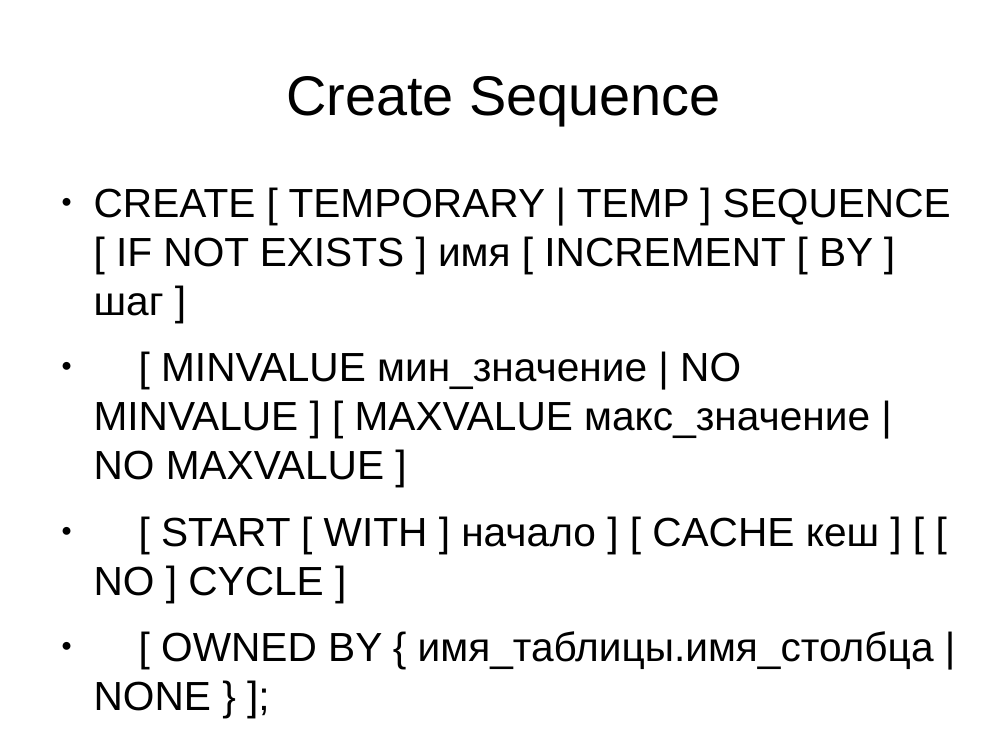
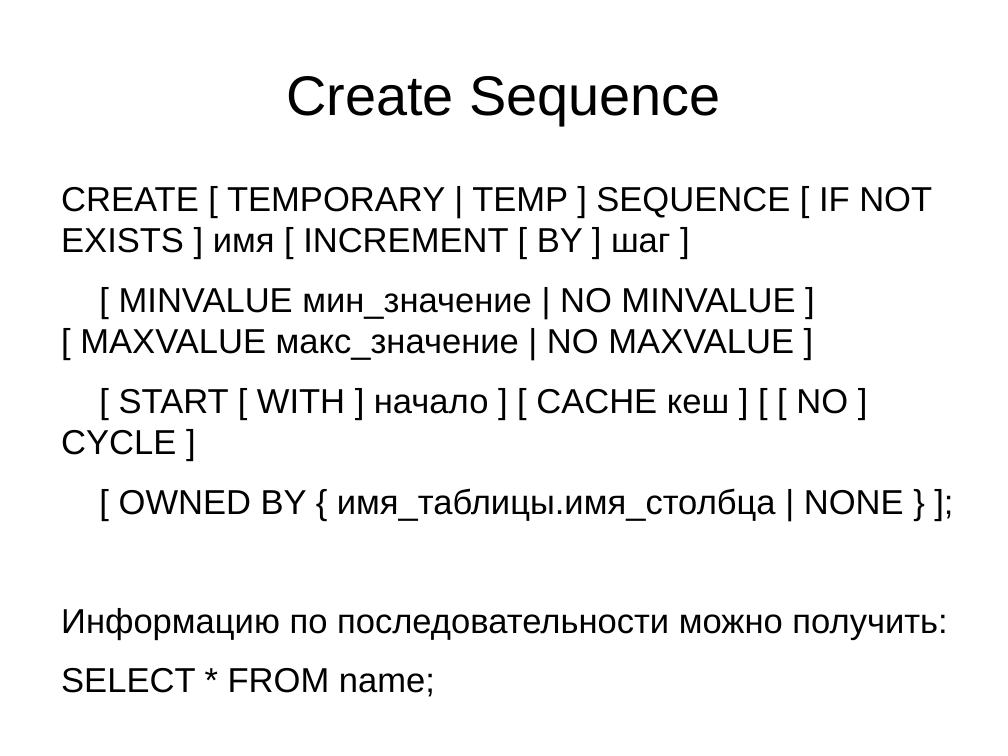
Before and after one commit to Rust1k/dbCourse, a slide deck: slide 11 of presentations/lesson3P.pptx. Drawn at 1008x756 pixels with LibreOffice and Linux fonts; fonts in the diff are those of the drawing. Boxes give left, top, right and bottom in pixels: in the first picture for what was removed or moved away, otherwise in the second. Text is boxed around its words. In the diff, an @@ line names an element or a change of style, - is before the commit and + after.

```diff
--- a/presentations/lesson3P.pptx
+++ b/presentations/lesson3P.pptx
@@ text at (x1=61, y1=187, x2=932, y2=521): size 32 to 27.2 pt in "CREATE [ TEMPORARY | TEMP ] SEQUENCE ...", "[ MINVALUE мин_значение | NO MINVALUE ] ...", "[ START [ WITH ] начало ] ...", "[ OWNED BY { имя_таблицы.имя_столбца | NONE ..."; bullet ● to none @@
@@ text at (x1=61, y1=608, x2=947, y2=697): text changed; size 32 to 27.2 pt @@
-● SELECTY * FROM name;
+Информацию по последовательности можно получить:
+SELECT * FROM name;
```
Also in this commit, not shown: 17 other slides changed, 2 other files.
